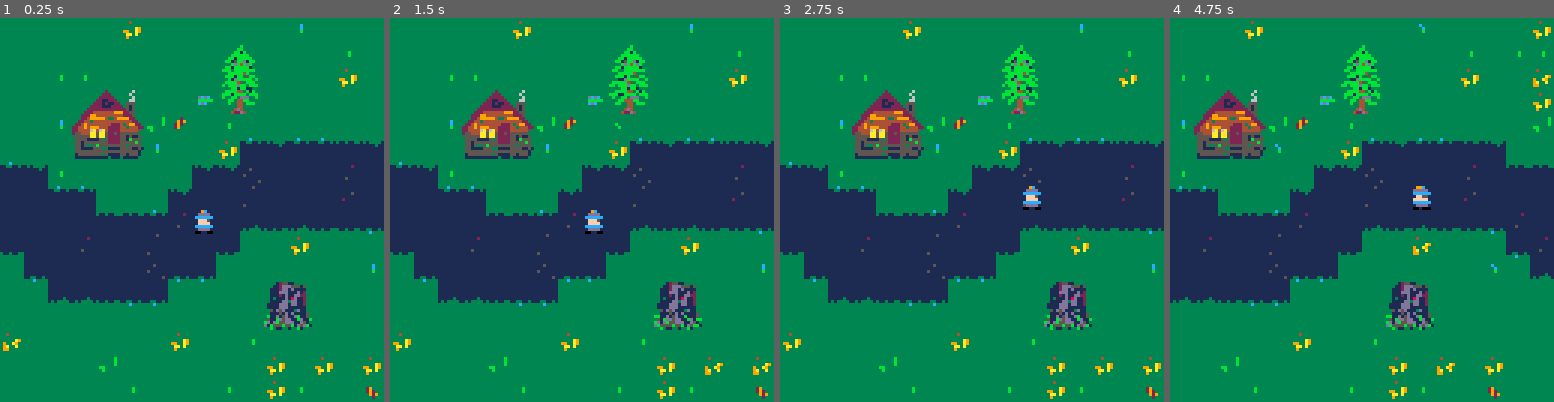
Above: before the commit, frames 1-4 (left to right).
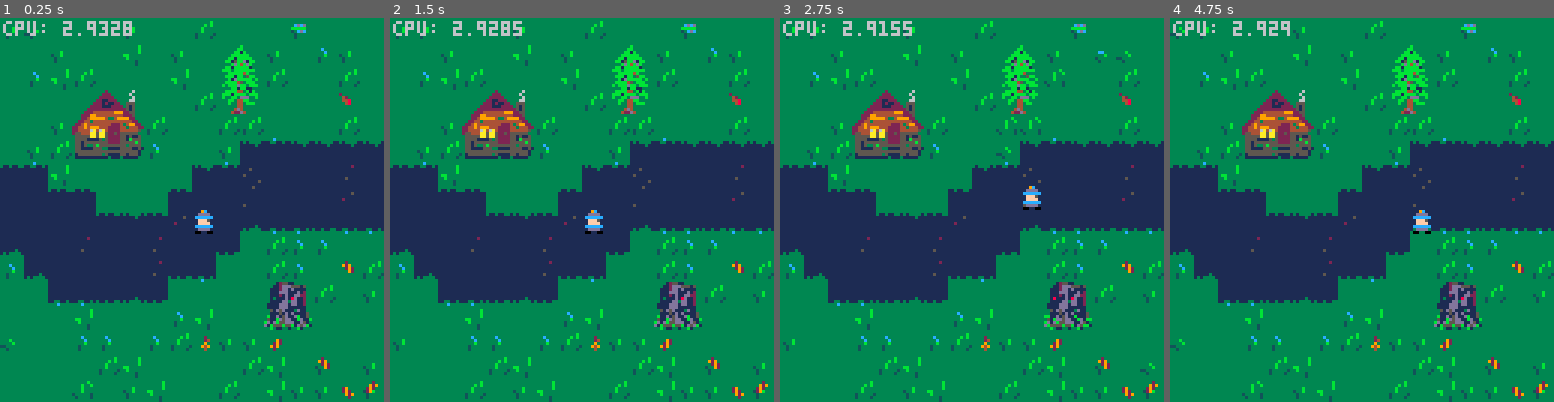
Above: after the commit, the same moments.

Repository: schoblaska/pico-8
Game: PICO-8 cartridge src/kaido.p8
Same seed, same stepped clock (60 frames per second), same inputs: the game is played once before the commit and once after it.
Inputs:
- Up to frame 1 (0.25 s): no input
- Up to frame 2 (1.5 s): tap X (X key) at 0.33, 1.07 s; tap O (Z key) at 0.7 s
- Up to frame 3 (2.75 s): hold Right 1.6-2.1 s; tap O (Z key) at 1.7, 2.1, 2.5 s; tap X (X key) at 1.85 s; hold Up 2.15-2.42 s; hold Right from 2.47 s (still down)
- Up to frame 4 (4.75 s): tap O (Z key) every 0.4 s from 2.9 to 4.5 s; tap X (X key) at 2.97, 4.08 s; release Right at 3.03 s; hold Left 3.08-3.58 s; hold Down 3.63-3.97 s; hold Right 4.02-4.68 s; hold Up from 4.73 s (still down)

The runs differ from the first frame. In frame 1, 4.9% of the frame differs, in the area x 0-100%, y 0-100%; in frame 2, 5.1%; in frame 3, 5.0%; in frame 4, 23%.

Commit message:
dark green

Diff:
--- a/src/kaido.p8
+++ b/src/kaido.p8
@@ -26,10 +26,11 @@
 function _init()
   -- tweak btnp repeat delay (default: 4)
   poke(0x5f5d, 10)
+  pal(14, 131, 1)
 
   conf = {
     mapwidth = 224,
-    grassfill = 20,
+    grassfill = 50,
     pathfill = 20
   }
 
@@ -56,7 +57,7 @@
   -- higher = slower wind
   windspeed = 50
   -- higher = fewer leaves
-  leafspawn = 500
+  leafspawn = 150
   -- higher = slower
   leafrot = 50
   -- higher = slower
@@ -186,7 +187,8 @@
           spr(sprites.player, x * 8, y * 8, 1, 1, player.flip)
         end
 
-        palt()
+        palt(0, true)
+        palt(11, false)
       end
 
       -- sprites that "overhang"
@@ -200,7 +202,7 @@
     end
   end
 
-  -- print("cpu: " .. stat(1), 1, 1, 6)
+  print("cpu: " .. stat(1), 1, 1, 6)
 end
 
 function fill_map()
@@ -318,6 +320,7 @@
 
 function is_gusting(x, y)
   for gust in all(gusts) do
+    -- TODO: bug here? I see leaves blowing and spinning when the grass is not moving...
     local mgustx = gust.x > x and gust.x - conf.mapwidth or gust.x
 
     if x >= mgustx and x <= mgustx + 16 then
@@ -370,20 +373,20 @@
 
 __gfx__
 00000000333333333333333333333333333333333333333333333333333312553333125511333333113333330000000000000000000000000000000000000000
-00000000333333b333333b3333343333334333333333333333333333333112dd333112ddd5551533d55515330000000000000000b0000000b000000000000000
-00700700333333b3333333b333333333333333333333333333333333331112dd331112dd1d1111331d1111330000000b0000000bb0000000b000000000000000
-00077000333333b3333333b333333a9333333a933333b333333b333333111ddd33111ddd111d1233111d1233000000bb000000bb1b0000000000000000000000
-000770003bb33333bb33333339933a933933a9333333b3333333b3333311121d3311121d11dd223311dd223300000bbb00000bbbbbb00000bbb0000000000000
-0070070033b3333333b3333333aa3a3339a33a3333333333333333333313111d3318111d18d112331cd112330000bb1b0000b1bbbbbb0000bbbb000000000000
-00000000333333333333333333933333399333333333333333333333331111dd331111dd3dd112333dd11233000bb15b000b115bbd1bb000d1bbb00000000000
-0000000033333333333333333333333333333333333333333333333331111ddd31111ddd1dd112331dd1123300000bdb00000bdb4bdb00004bdb000000000000
+00000000333333b333333b33333333b333333b333333333333333333333112dd333112ddd5551533d55515330000000000000000b0000000b000000000000000
+00700700333333b3333333b33333b3b3333b33b33333333333333333331112dd331112dd1d1111331d1111330000000b0000000bb0000000b000000000000000
+00077000333333b3333333b3333b3333333b33333333b333333b333333111ddd33111ddd111d1233111d1233000000bb000000bb1b0000000000000000000000
+000770003bb33333bb333333333b3333333b33333e33b3333333b3333311121d3311121d11dd223311dd223300000bbb00000bbbbbb00000bbb0000000000000
+0070070033b3333333b333333e33333ee33333e333e33333ee3333333313111d3318111d18d112331cd112330000bb1b0000b1bbbbbb0000bbbb000000000000
+0000000033333e333333e3333e3333e33e3333e333e3333333e33333331111dd331111dd3dd112333dd11233000bb15b000b115bbd1bb000d1bbb00000000000
+0000000033333e3333333e333333333333333333333333333333333331111ddd31111ddd1dd112331dd1123300000bdb00000bdb4bdb00004bdb000000000000
 3333333300000000000000000000000000000000333333333333333331111ddd31111ddd1111113311111133000bb1bb000bb1bbbbb10000bbb1000000000000
 333333330000000000002000000000000200000033333333333333333351d5d13351d5d1113d1133113d113300bbb0bb00bb00bbbbbbb000bbbbb00000000000
-33333333000200000009290000000000004200003333c333333c33333311151d3311151d1d1111531d1111530000bbbb0000bbbbb4b00000b400000000000000
-333333330042000000292000000cdc00004480003333c3333333c3333b11d15dbb11d15d11db115311b11153000bbb1b000bbb1bb05bb000005bb00000000000
+3333333300020000000929000000000000420000333c3333333333333311151d3311151d1d1111531d1111530000bbbb0000bbbbb4b00000b400000000000000
+333333330042000000292000000cdc00004480003333c33333cc33333b11d15dbb11d15d11db115311b11153000bbb1b000bbb1bb05bb000005bb00000000000
 3333333300090000002900000bbbbb00000480003333b3333333b3333511bd5d351bdd5dd11bd11bd11bd1bb0000b1db000011dbbbbb0b00bbb00b0000000000
-33333333009490000000000000cdcd00000000003333333333333333bd1db55dbd1db55ddd11d513dd11d513000bbbb400bbbbb450bbb00050bbb00000000000
-33333333000400000000000000000000000000003333333333333333d1b555b5db5555b55b1d5db15b1d5bb100b0bbbd0bb0bbbdbb0bbb00bb0bbb0000000000
+33333333009490000000000000cdcd000000000033e333333e333333bd1db55dbd1db55ddd11d513dd11d513000bbbb400bbbbb450bbb00050bbb00000000000
+333333330004000000000000000000000000000033e3333333e33333d1b555b5db5555b55b1d5db15b1d5bb100b0bbbd0bb0bbbdbb0bbb00bb0bbb0000000000
 3333333300000000000000000000000000000000333333333333333333b3113333b31133133b1333133b133300000bb100000bb1bb110000bb10000000000000
 1111111133333333333333333333333333333333333c333333c3333311111111111111110070000000000000333bbbb4333bbbb440b1b33340b1b33300000000
 111111110303333030333303300300330030033000330030033003001111111111111111070000000000000033bbb1bb3bbb11bbbb0bbb33bb0bbb3300000000
@@ -398,9 +401,9 @@
 000000000000000000000000000000000000000000000000000000001111111111111111bccccccbbccccccbbccccccc00000000000000000000000000000000
 000000000000000000000000000000000000000000000000000000001111111111111111bbfff5bbbbff55bbbbfff55b00000000000000000000000000000000
 000000000000000000000000000000000000000000000000000000001111111111111111bbffffbbbfffffbbbbbfffbb00000000000000000000000000000000
-000000000000000000000000000000000000000000003000000300001115111111111111bccccccbbccccccbbccccccb00000000000000000000000000000000
-000000000003300300330033303000030300003330303000030300001111111115111111bbddddbbbbddddbbbbdddddb00000000000000000000000000000000
-000000003333333333333333333333333333333333333333333333331111111111111111b00bb00bb00b000bb00bb00b00000000000000000000000000000000
+000000000000000000000000000000000000000000000000000000001115111111111111bccccccbbccccccbbccccccb00000000000000000000000000000000
+000000000000000000000000000000000000000000000000000000001111111115111111bbddddbbbbddddbbbbdddddb00000000000000000000000000000000
+000000000000000000000000000000000000000000000000000000001111111111111111b00bb00bb00b000bb00bb00b00000000000000000000000000000000
 00000000000000000002000000020000000060000006000000000000000000000000000000000000000000000000000000000000000000000000000000000000
 00000000000000000022200000222000000600000000600000000000000000000000000000000000000000000000000000000000000000000000000000000000
 00000000000000000222220002222200000060000006000000000000000000000000000000000000000000000000000000000000000000000000000000000000
@@ -556,7 +559,7 @@
 
 
 __gff__
-001200120012000a000a000600060000100101010112000a000a00061606160020220022002200202040000a000a0000002200220022002020020002000000000600040006000000000000000000000008000a000800000000000000000000000a0008000800000000000000000000000a0a0a0a000000000000000000000000
+001200121212120a000a000600060000100101010112120a000a00061606160020220022002200202040000a000a0000000000000000002020020002000000000600040006000000000000000000000008000a000800000000000000000000000a0008000800000000000000000000000a0a0a0a000000000000000000000000
 0000000000000000000000000000000000000000000000000000000000000000000000000000000000000000000000000000000000000000000000000000000000000000000000000000000000000000000000000000000000000000000000000000000000000000000000000000000000000000000000000000000000000000
 __map__
 0000000000000000000000290000000000000000000029290029000000000000101010101010101010101010101010101010101010101010101010101010101010101010101010101010101010101010101010101010101010101010101010101010101010101010101010101010101010101010101010101010101010101010
